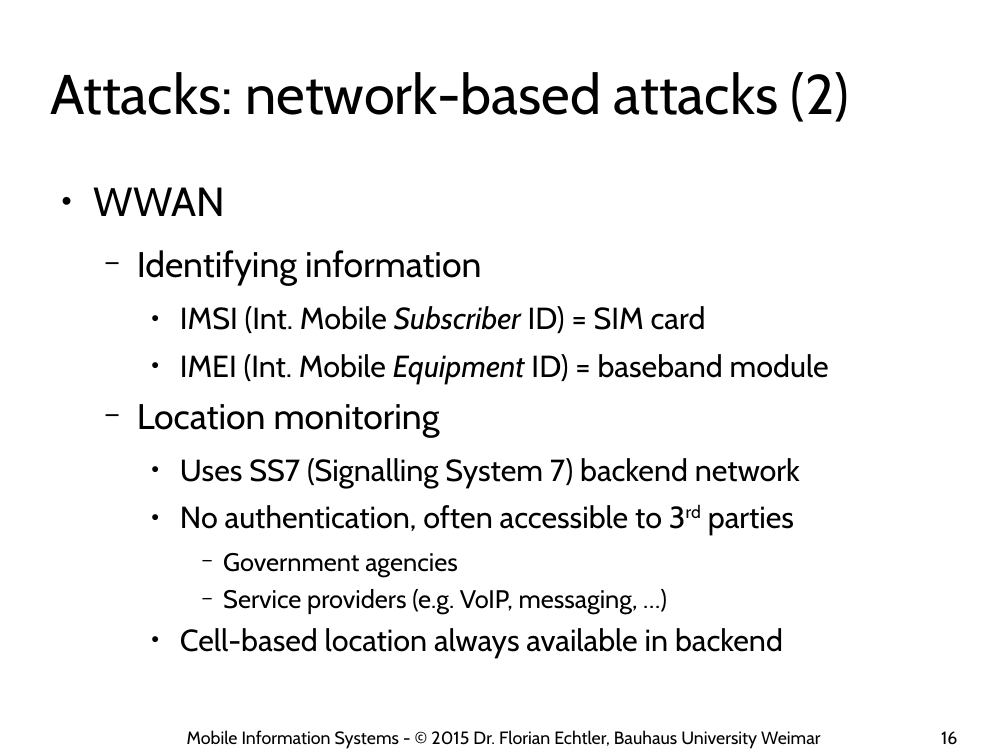
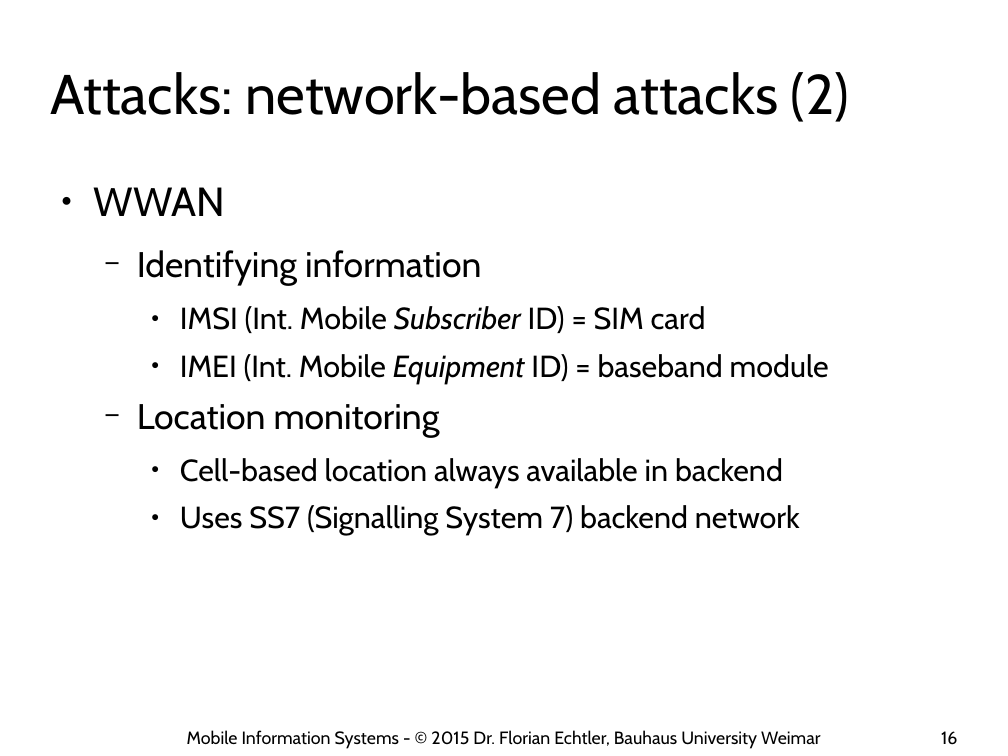
Before and after one commit to floe/mobile-information-systems, a slide deck: slide 16 of 07-privacy-security.odp. Drawn at 1008x756 pixels with LibreOffice and Linux fonts; fonts in the diff are those of the drawing; background and template pictures are left out. Boxes give left, top, right and bottom in pixels: in the first picture for what was removed or moved away, otherwise in the second. Text is boxed around its words. In the diff, an @@ line names an element or a change of style, - is before the commit and + after.

```diff
--- a/07-privacy-security.odp
+++ b/07-privacy-security.odp
@@ text at box(180, 458, 783, 488): paragraph added @@
+    ● Cell-based location always available in backend
@@ text at box(180, 505, 794, 658): paragraphs removed @@
-    ● No authentication, often accessible to 3rd parties
-      − Government agencies
-      − Service providers (e.g. VoIP, messaging, …)
-    ● Cell-based location always available in backend
```
Also in this commit, not shown: 3 other slides changed, 1 slide added.
